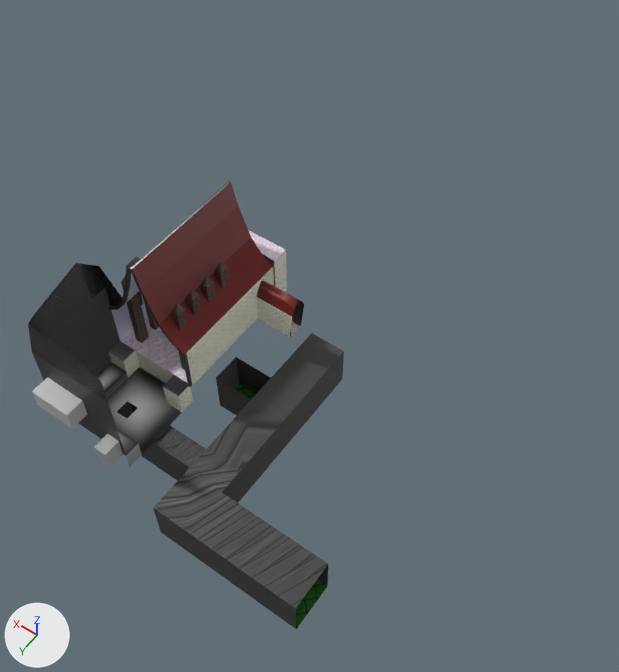
Two versions of the OBJ model assets/models/level_two.obj, one commit apart.
One viewpoint serves both versions: a 50 mm lens placed at (-47.9, 31.5, 81.8), pointed at (-14.2, -15.7, 7.7). Lighting does not change. The marker at lower left points along +X, +Y and +Z. Where no turn or scale is listed for an object, it has been applied to the vertices. Vertices at the same position are counted once.

The scene before the commit, as lines of its bpy script (objects in view):
```python
mat_wooden_beams = principled_material('Wooden_Beams')
mat_wooden_beams.texture = img_gradient_floor_png
me_throne_room = bpy.data.meshes.new('Throne_room')
me_throne_room.from_pydata(...)  # 404 vertices, 390 faces, 4 loose edges; spans x -10.8..6.2, y -22.8..7.5, z -0.6..19.3
# faces by material slot: [89, 38, 35, 64, 8, 80, 24, 52]
me_throne_room.materials.append(mat_wooden_beams)  # picture img_gradient_floor_png
me_throne_room.materials.append(mat_stoen_brick)  # picture img_stone_brick_png
me_throne_room.materials.append(mat_white_tile)  # picture img_thron_room_tile_png
me_throne_room.materials.append(mat_bark)  # picture img_bark_png
me_throne_room.materials.append(mat_chainlink)  # picture img_chainlink_png
me_throne_room.materials.append(mat_window_panes)  # picture img_window_panes_png
me_throne_room.materials.append(mat_white_brick)  # picture img_white_brick_png
me_throne_room.materials.append(mat_red_roof)  # picture img_red_roof_inn_png
me_tunnels = bpy.data.meshes.new('Tunnels')
me_tunnels.from_pydata(...)  # 48 vertices, 34 faces, 4 loose edges; spans x -28.9..1.2, y -21.5..7.3, z -6.5..26.0
# faces by material slot: [26, 8]
me_tunnels.materials.append(mat_stone_brick)  # picture img_stone_brick_png
me_tunnels.materials.append(mat_dungeon_floor)  # picture img_dungeon_floor_png
ob_throne_room = bpy.data.objects.new('Throne_room', me_throne_room)
ob_throne_room.location = (0.0, 0.0, 0.0)
ob_tunnels = bpy.data.objects.new('Tunnels', me_tunnels)
ob_tunnels.location = (0.0, 0.0, 0.0)
```
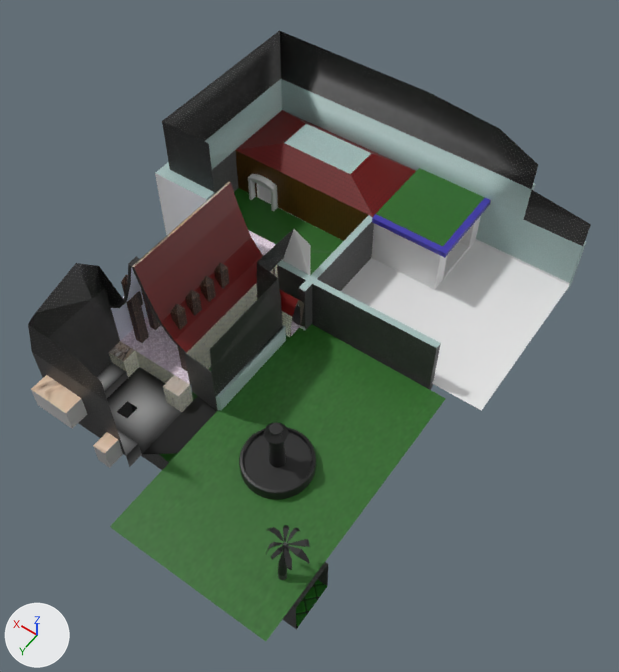
The newer file is also turned or shifted as a whole; pictures and numbers use the older file's frame.

Patch to the scene script:
```diff
--- a/assets/models/level_two.obj.py
+++ b/assets/models/level_two.obj.py
@@ mat_wooden_beams @@
 mat_wooden_beams = principled_material('Wooden_Beams')
-mat_wooden_beams.texture = img_gradient_floor_png
+mat_wooden_beams.texture = img_church_png
@@ me_throne_room @@
-me_throne_room.from_pydata(...)  # 404 vertices, 390 faces, 4 loose edges; spans x -10.8..6.2, y -22.8..7.5, z -0.6..19.3
+me_throne_room.from_pydata(...)  # 386 vertices, 734 faces, 4 loose edges; spans x -10.8..6.2, y -22.8..7.5, z -0.6..19.3
+# me_throne_room part 1: 7 vertices moved from x -4.9..4.2, y 5.3..7.5, z 4.9..8.9 to x -4.9..4.2, y 5.3..7.5, z 5.2..9.3; 22 vertices removed from x -5.7..5.7, y -5.0..5.3, z 3.1..19.3; 5 vertices added at x -9.9..-3.3, y -9.2..5.3, z -0.2..5.2
+# me_throne_room part 2: 5 vertices moved from x -5.8..3.8, y -22.8..-20.6, z 3.1..10.1 to x -5.8..3.8, y -22.8..-20.6, z 2.3..10.1; 1 vertex removed from x 3.8, y -20.6, z 10.1
 me_throne_room.materials.append(mat_wooden_beams)
@@ me_throne_room @@
 me_throne_room.materials.append(mat_red_roof)
+me_throne_room.materials.append(mat_gradoent_floor)  # picture img_gradient_floor_png
@@ ob_palm_tree @@
+ob_palm_tree = bpy.data.objects.new('Palm_Tree', me_palm_tree)  # 316 vertices, 628 faces; spans x -29.26..-23.96, y 3.22..7.4, z 1.95..8.26; in mat_stone_brick_2 (picture img_stone_brick_png)
+ob_palm_tree.location = (0.0, 0.0, 0.0)
@@ ob_library @@
+ob_library = bpy.data.objects.new('Library', me_library)  # 228 vertices, 430 faces; spans x -33.2..11.8, y -45.2..-19.6, z 0.0..21.1; in mat_material_001 (white #e7e7e7), mat_chainlink_002 (picture img_chainlink_png), mat_concrete_001 (picture img_concrete_png), mat_stone_brick_001 (picture img_stone_brick_png), mat_grass_1 (picture img_grass_png), mat_redroofinn (picture img_red_roof_inn_png), mat_blue_bad_do_dee (picture img_blue_png), mat_wood (picture img_wood_png)
+ob_library.location = (0.0, 0.0, 0.0)
@@ ob_fountain @@
+ob_fountain = bpy.data.objects.new('Fountain', me_fountain)  # 416 vertices, 828 faces; spans x -22.99..-14.99, y -7.26..0.74, z 2.06..9.38; in mat_stone_brick_2 (picture img_stone_brick_png)
+ob_fountain.location = (0.0, 0.0, 0.0)
@@ ob_courtyard @@
+ob_courtyard = bpy.data.objects.new('Courtyard', me_courtyard)  # 56 vertices, 84 faces; spans x -29.2..0.0, y -22.9..12.2, z -2.1..14.0; in mat_grass (picture img_grass_png), mat_chainlink_001 (picture img_chainlink_png), mat_concrete (picture img_concrete_png), mat_stone_brick_2 (picture img_stone_brick_png)
+ob_courtyard.location = (0.0, 0.0, 0.0)
```

Pixel boxes (x1, y1, x2, y2) of what changed, in the pictures (619 x 672 px; the box of a moved part takes in the faces that stretch with it):
'Library', added: after (155, 30, 591, 411)
    faces in mat_material_001 (white #e7e7e7): (155, 173, 570, 411)
    faces in mat_chainlink_002 (picture img_chainlink_png): (162, 30, 591, 246)
    faces in mat_concrete_001 (picture img_concrete_png): (155, 79, 586, 348)
    faces in mat_stone_brick_001 (picture img_stone_brick_png): (212, 151, 441, 390)
    faces in mat_grass_1 (picture img_grass_png): (234, 168, 485, 290)
'Courtyard', added (green): after (110, 230, 446, 641)
    faces in mat_grass (picture img_grass_png): (110, 324, 446, 641)
    faces in mat_chainlink_001 (picture img_chainlink_png): (209, 230, 293, 396)
    faces in mat_concrete (picture img_concrete_png): (216, 325, 286, 410)
    faces in mat_stone_brick_2 (picture img_stone_brick_png): (185, 353, 218, 410)
'Throne_room', surface changed, reshaped: (28, 181, 304, 468) in both
'Fountain', added (black): after (239, 422, 316, 500)
'Palm_Tree', added (black): after (265, 525, 310, 580)
part 1 of me_throne_room, cut back: before (32, 264, 192, 468); after (31, 352, 218, 468)
part 2 of me_throne_room, moved or reshaped: before (248, 230, 287, 292); after (248, 230, 278, 278)
'Tunnels', unchanged, covered by the edit: before (117, 333, 344, 629); after (117, 401, 328, 629)
